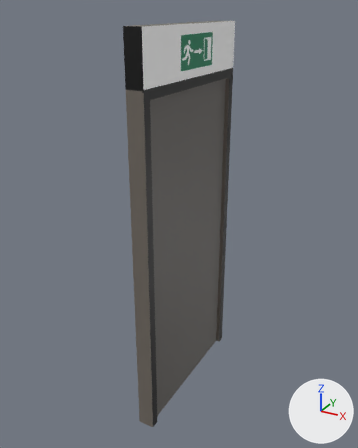
An edit to the glTF model Assets/Models/Props/Exit Door/Exit Door.glb, drawn before and after from the same camera.
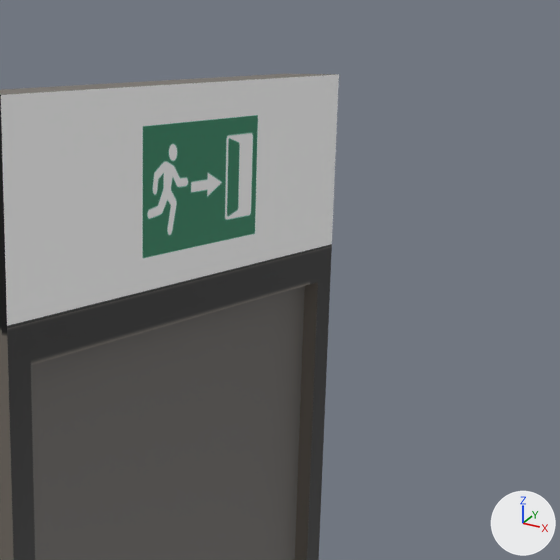
Each version appears first whole from a camera (50 mm lens) standing at (2.59, -5.8, 2.72) and looking at (-0.08, -0.95, 0.29), and next in a close-up on the part from 40% to 83% of the width and 0% to 35% of the height. Arrows for +X, +Y and +Z are at lower right; the lights stay in place. The last two pictures show the newer version. Where no turn or scale is listed for an object, it has been applied to the vertices.

Script lines for the objects in view, before the commit:
```python
me_cube = bpy.data.meshes.new('Cube')
me_cube.from_pydata(...)  # 20 vertices, 28 faces; spans x -0.1..0.1, y -1.93..0.12, z -2.02..2.56
me_cube.materials.append(mat_door)  # picture img_exit_door
me_cube_001 = bpy.data.meshes.new('Cube.001')
me_cube_001.from_pydata(...)  # a box spanning x -0.07..0.05, y -1.83..0.01, z -2.02..1.91
me_cube_001.materials.append(mat_door)  # picture img_exit_door
ob_door = bpy.data.objects.new('Door', me_cube_001)
ob_door.location = (0.0, 0.0, 0.0)
ob_door_frame = bpy.data.objects.new('Door Frame', me_cube)
ob_door_frame.location = (0.0, 0.0, 0.0)
```
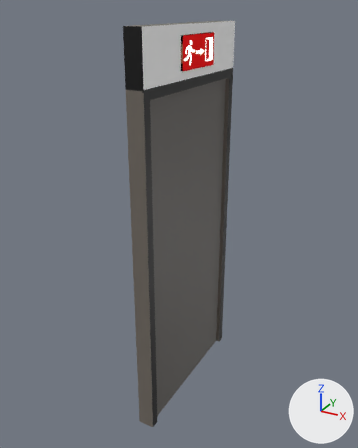
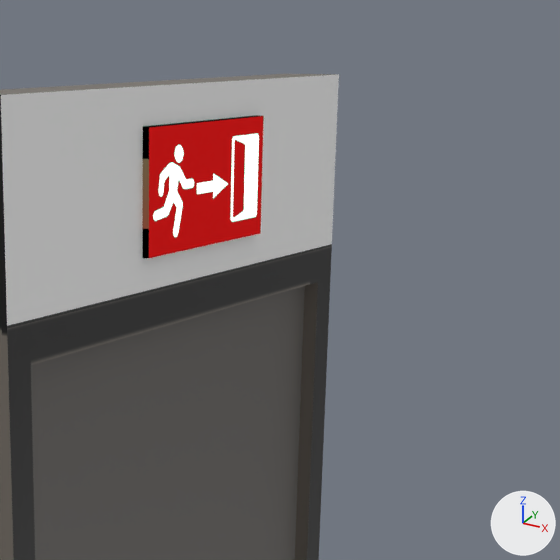
Changed parts and their boxes (x1, y1, x2, y2) in the close-ups (560 x 560 px):
'Exit Sign', added (red): after (142, 116, 264, 258)

The change, as a diff of the scene's bpy script:
```diff
--- a/Assets/Models/Props/Exit Door/Exit Door.glb.py
+++ b/Assets/Models/Props/Exit Door/Exit Door.glb.py
@@ img_exit_sign @@
+img_exit_sign = load_image('Exit Sign', '_unpacked/Exit_Sign', 512, 512, 'sRGB')
@@ mat_exit_sign @@
+mat_exit_sign = bpy.data.materials.new('Exit Sign')
+# colours: black #000000
+# uses the picture img_exit_sign
@@ me_plane_001 @@
+me_plane_001.from_pydata(...)  # a box spanning x 0.0..0.02, y -0.365..0.365, z -0.171..0.171
+me_plane_001.materials.append(mat_exit_sign)
@@ ob_exit_sign @@
+ob_exit_sign = bpy.data.objects.new('Exit Sign', me_plane_001)
+ob_exit_sign.location = (0.098, -0.864, 2.289)
```
